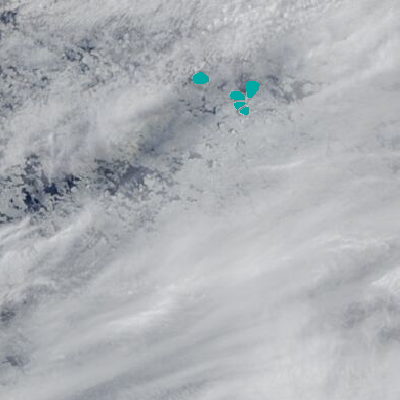
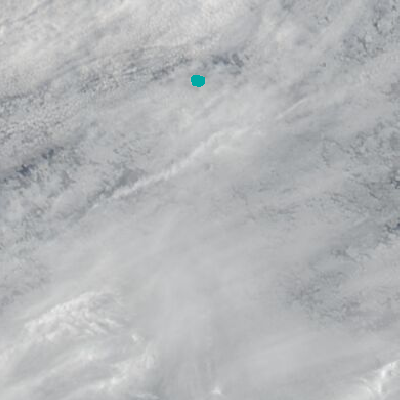
Before/after of a 400px x 400px layered artwork. What changed in the layer stack:
painted on "ice floes" (2nd of 2) over [191, 72, 260, 115]
painted on "Layer 1" over [0, 0, 400, 400]
